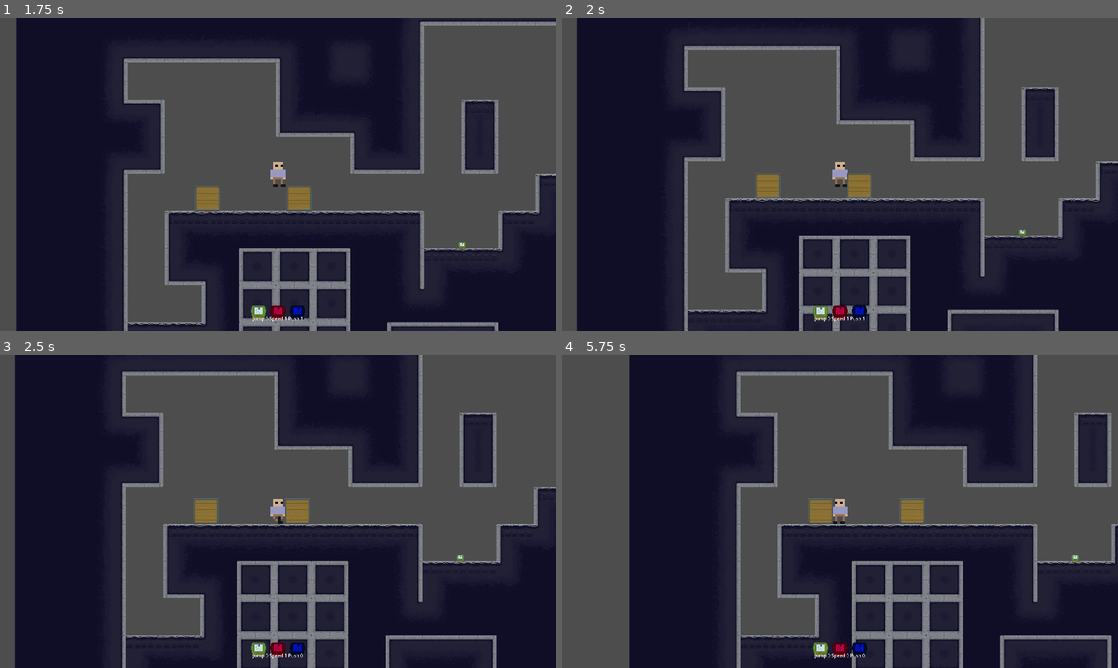
Above: before the commit, frames 1-4 (two rows, left to right).
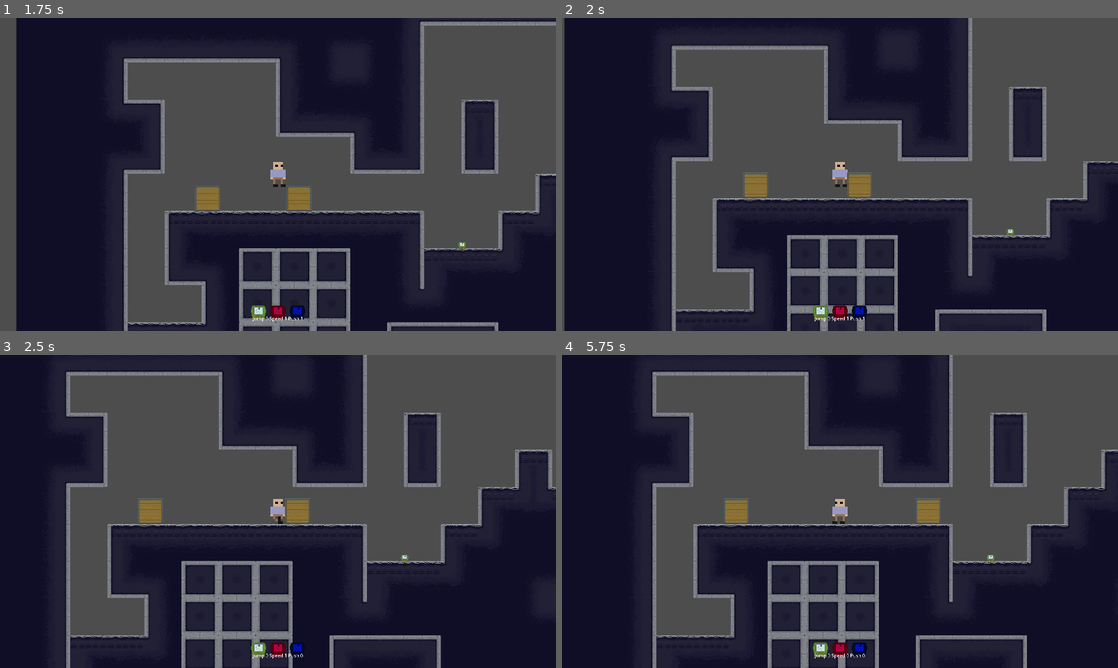
Above: after the commit, the same moments.

Repository: VehvilainenPooki/ModeGame
Game: Godot game, scene res://Main.tscn
Two runs of this game, one before a commit and one after it. Both use one fixed random seed, a clock stepped at 60 frames per second and the inputs below.
Inputs:
- Up to frame 1 (1.75 s): click "Play" at 0.5 s; tap Enter (ui_accept) at 1.25 s; hold Right (ui_right) from 1.28 s (still down); hold E (Interact) from 1.28 s (still down); tap 1 (MODE_JUMP) at 1.52 s
- Up to frame 2 (2 s): keep holding Right (ui_right); keep holding E (Interact)
- Up to frame 3 (2.5 s): keep holding Right (ui_right); release E (Interact) at 2.03 s; tap 3 (MODE_PUSH) at 2.1 s; tap 1 (MODE_JUMP) at 2.27 s
- Up to frame 4 (5.75 s): release Right (ui_right) at 2.78 s; hold Left (ui_left) 2.78-3.53 s; hold 2 (MODE_SPEED) 2.78-3.53 s; hold Right (ui_right) 3.53-5.03 s; tap E (Interact) at 3.6 s; tap 1 (MODE_JUMP) at 3.77, 4.52, 5.27 s; hold 3 (MODE_PUSH) 4.28-5.03 s; hold Left (ui_left) from 5.03 s (still down); tap 2 (MODE_SPEED) at 5.1 s

Frame 1 is identical in both runs. In frame 2, 15% of the frame differs, in the area x 0-100%, y 0-100%; in frame 3, 35%; in frame 4, 50%.

Commit message:
Työntämistä hiottu

Diff:
--- a/Player/Player.gd
+++ b/Player/Player.gd
@@ -5,7 +5,7 @@
 
 var SPEED = 300.0
 var JUMP_VELOCITY = -400.0
-var pushing = false
+var pushing = true
 var crate: Crate = null
 
 
@@ -50,6 +50,12 @@
 
 
 	move_and_slide()
+
+	if pushing:
+		for i in get_slide_collision_count():
+			var c = get_slide_collision(i)
+			if c.get_collider() is Crate:
+				c.get_collider().apply_central_impulse(-c.get_normal() * 80)
 
 func _input(event):
 	if event.is_action_pressed("MODE_JUMP") && cartridges_dict[MODES.JUMP] > 0:
@@ -122,6 +128,7 @@
 	var cratepath = crate.get_path()
 	$PinJoint2D.set_node_a($".".get_path())
 	$PinJoint2D.set_node_b(cratepath)
+	pushing = true
 
 func _release_crate():
 	print("Päästetään")
--- a/Player/Player.tscn
+++ b/Player/Player.tscn
@@ -173,6 +173,7 @@
 shape = SubResource("RectangleShape2D_ifa3r")
 
 [node name="PinJoint2D" type="PinJoint2D" parent="."]
+disable_collision = false
 
 [connection signal="body_entered" from="Area2D" to="." method="_on_area_2d_body_entered"]
 [connection signal="body_exited" from="Area2D" to="." method="_on_area_2d_body_exited"]
